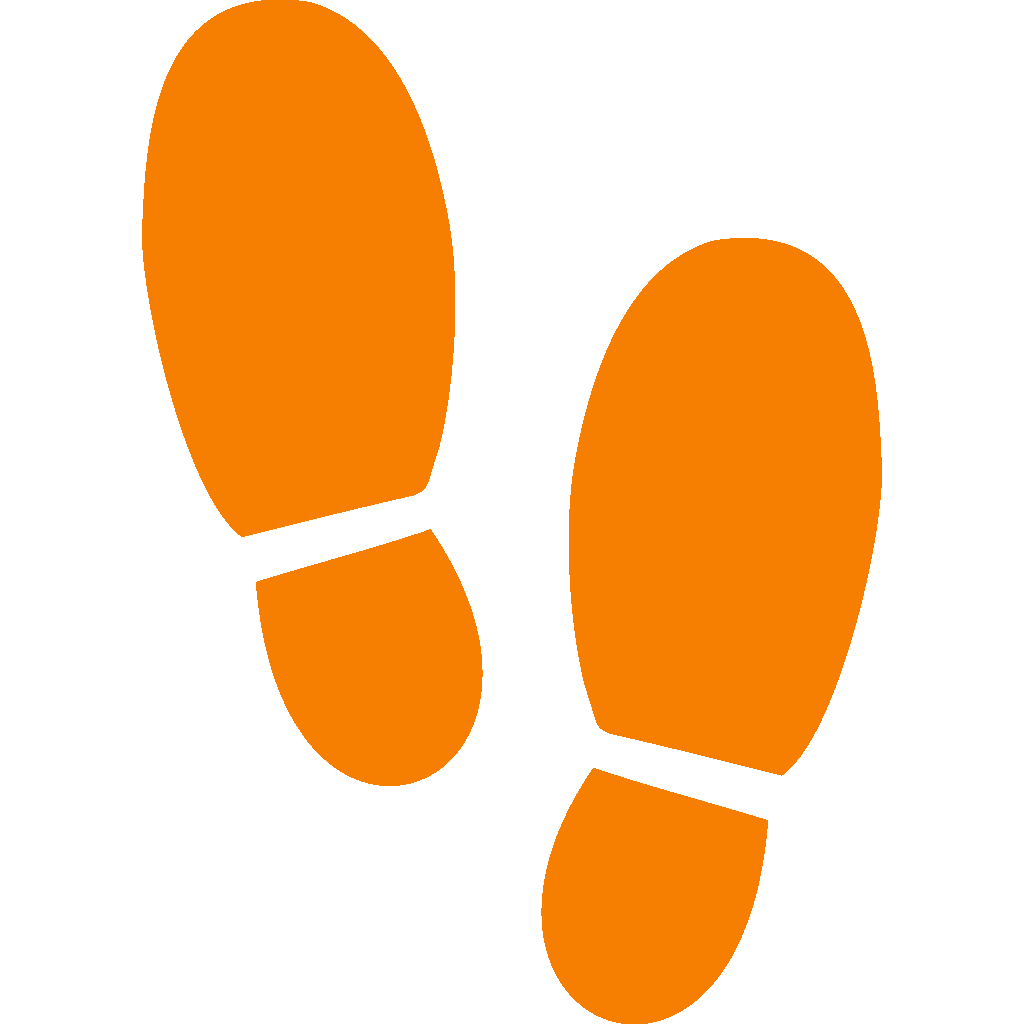
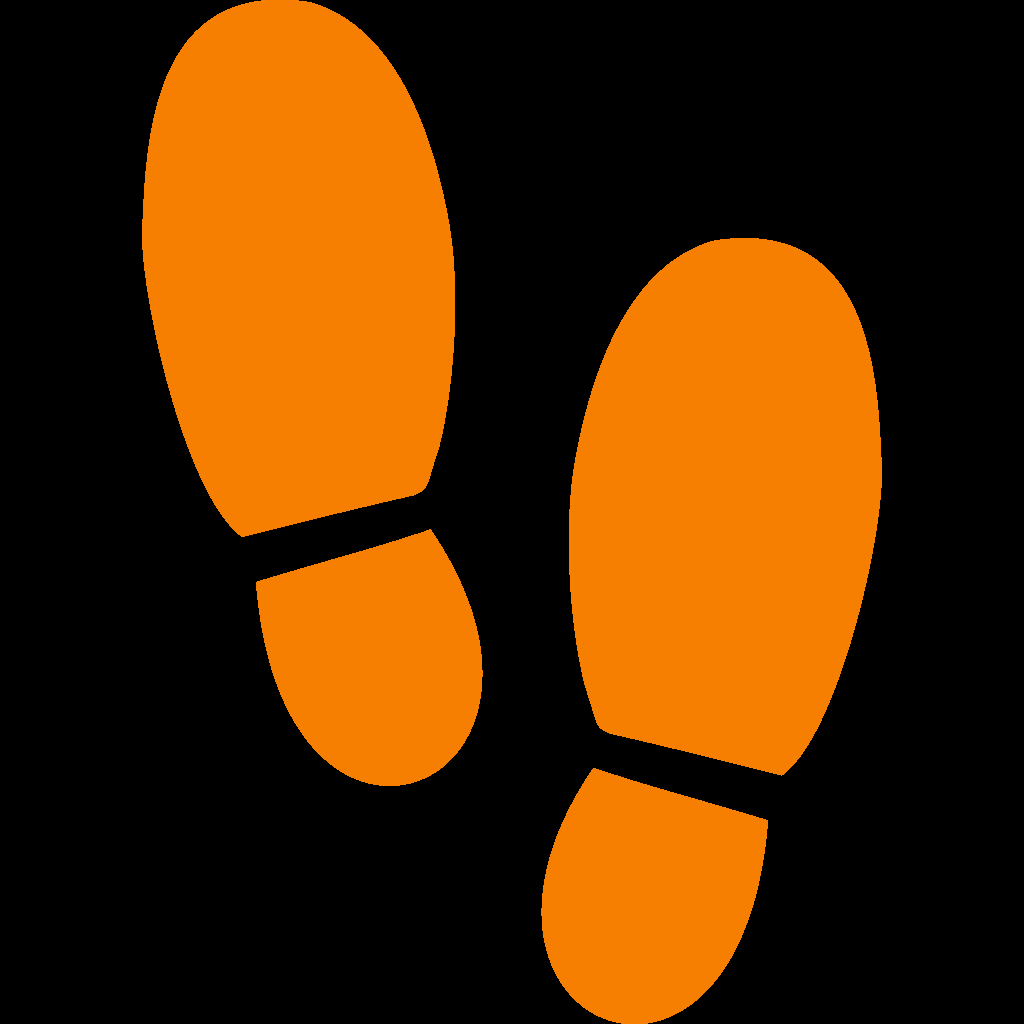
Layers edited between the first and the second 1024 × 1024 image:
added layer "background" over [0, 0, 1024, 1024]
